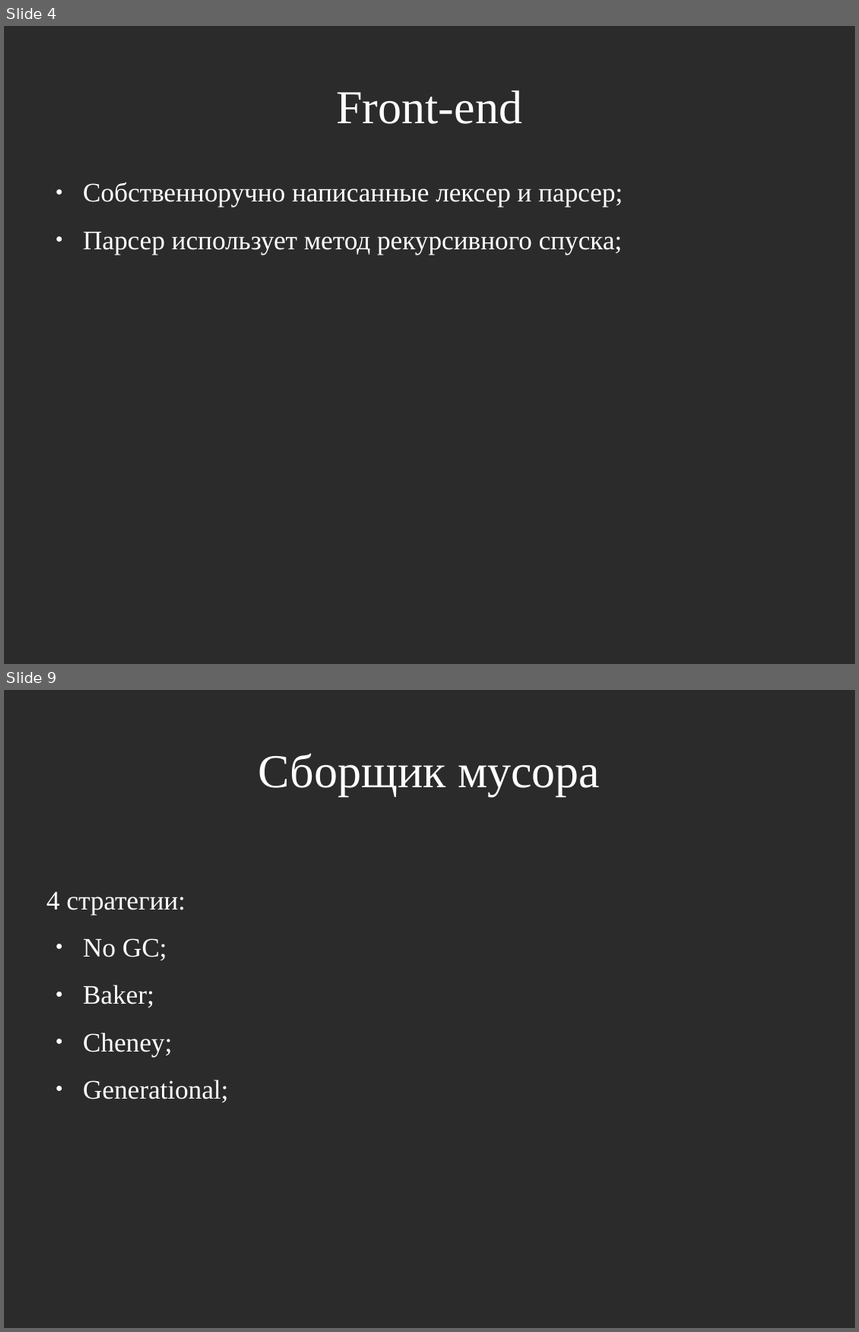
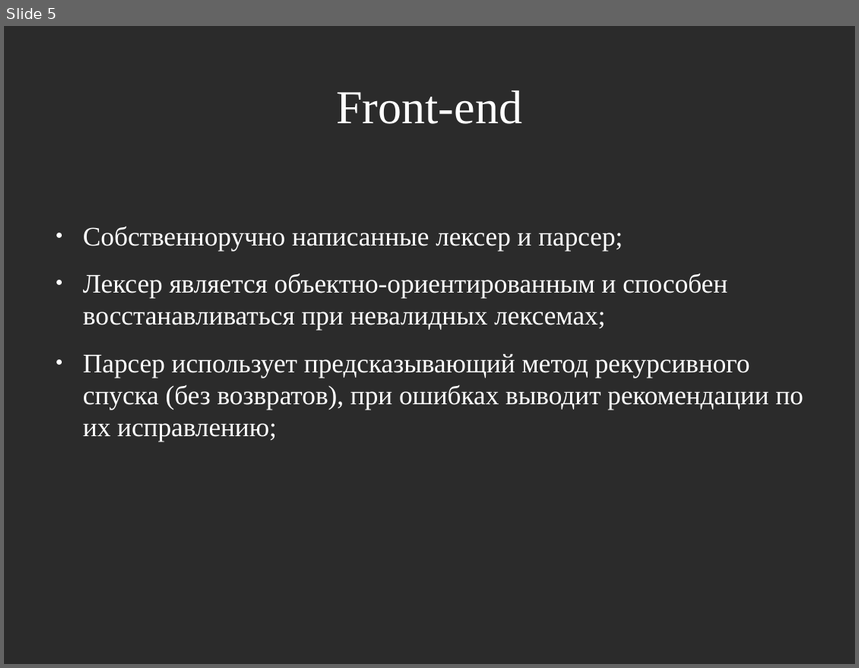
Before and after one commit to masyagin1998/GCI, a slide deck: docs/presentation.odp. Shown one above the other, each under a label of ours: slides 4 and 9 before the commit, slide 5 after it; the slides between them are not shown. The pictures are 859x1332 and 859x668 pixels, drawn with LibreOffice and Linux fonts; fonts in the diff are those of the drawing; background and template pictures are left out; a plain dark background stands for a picture behind light text. Boxes give left, top, right and bottom in pixels: in the first picture for what was removed or moved away, otherwise in the second. Text is boxed around its words. In the diff, an @@ line names an element or a change of style, - is before the commit and + after.

```diff
--- a/docs/presentation.odp
+++ b/docs/presentation.odp
@@ slide 9 removed at (4, 690, 855, 1328), background picture (left out) @@
@@ title removed at (259, 753, 600, 796) @@
-Сборщик мусора
@@ text removed at (47, 891, 229, 1103) @@
-4 стратегии:
-● No GC;
-● Baker;
-● Cheney;
-● Generational;
@@ what was slide 4 is now slide 5 @@
@@ slide 5 changed as well @@
@@ text "Собственноручно написанные лексер и парсер;": place and size @@
-text "Собственноручно написанные лексер и парсер;" at (83, 182, 623, 255)
+text "Собственноручно написанные лексер и парсер;" at (83, 226, 804, 442)
@@ text at (83, 274, 804, 442): text changed @@
-● Парсер использует метод рекурсивного спуска;
+● Лексер является объектно-ориентированным и способен восстанавливаться при невалидных лексемах;
+● Парсер использует предсказывающий метод рекурсивного спуска (без возвратов), при ошибках выводит рекомендации по их исправлению;
```
Also in this commit, not shown: 4 other slides changed, 6 slides added, 6 other slides removed, 38 other files.
